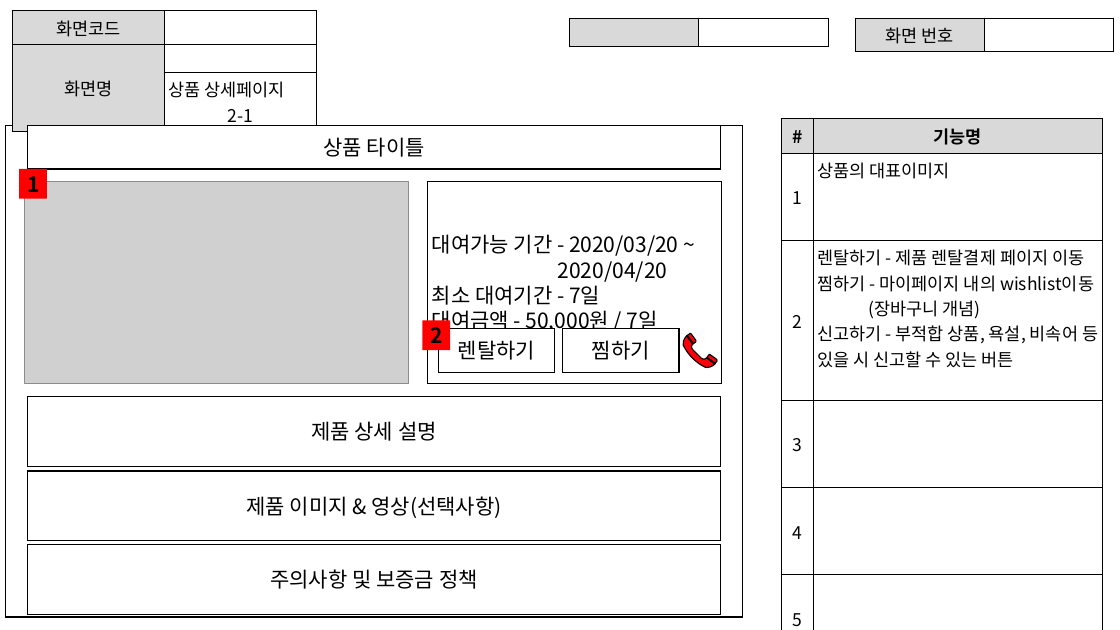
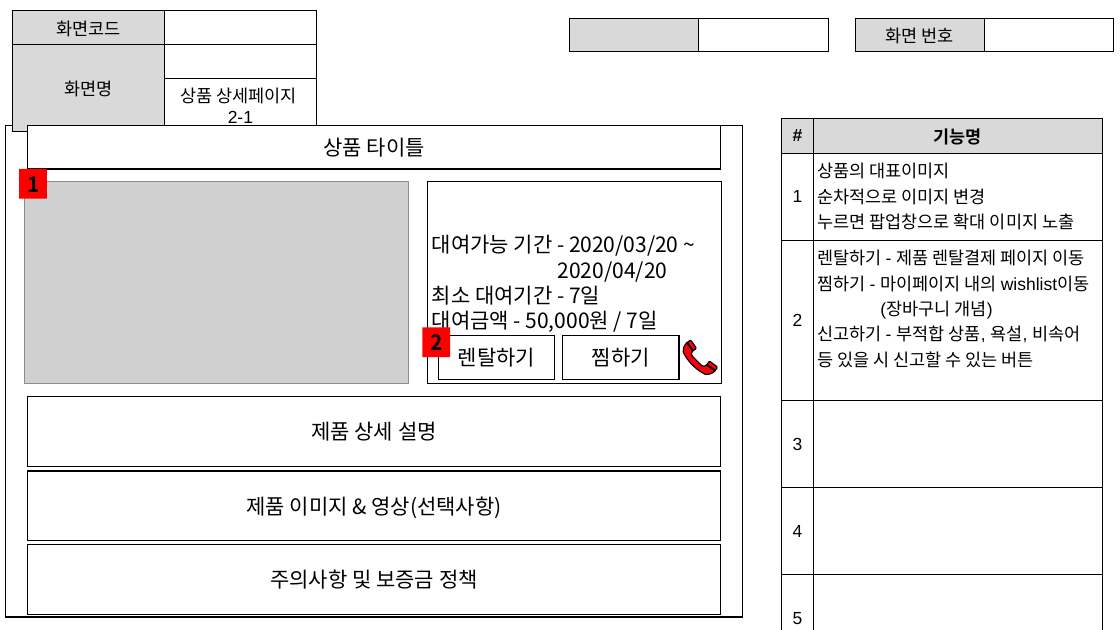
Before and after one commit to ezenteam2/RentalEquip, a slide deck: slide 8 of 0 발표용 파워포인트/project04 - 파워포인트 종합 - 용승.pptx. Drawn at 1120x630 pixels with LibreOffice and Linux fonts; fonts in the diff are those of the drawing; grey boxes stand for pictures. Boxes give left, top, right and bottom in pixels: in the first picture for what was removed or moved away, otherwise in the second. Text is boxed around its words. In the diff, an @@ line names an element or a change of style, - is before the commit and + after.

Commit message:
화면설계서 수정

```diff
--- a/0 발표용 파워포인트/project04 - 파워포인트 종합 - 용승.pptx
+++ b/0 발표용 파워포인트/project04 - 파워포인트 종합 - 용승.pptx
@@ table at bbox=[12, 11, 316, 130] @@
-row 3, column 2: 상품 상세페이지 2-1
+row 3, column 2: 상품 상세페이지 / 2-1
@@ font Noto Sans CJK KR to Arial in "화면코드", "화면명" @@
@@ table at bbox=[782, 118, 1102, 628] @@
-row 2, column 2: 상품의 대표이미지
+row 2, column 2: 상품의 대표이미지 순차적으로 이미지 변경 누르면 팝업창으로 확대 이미지 노출
@@ font Noto Sans CJK KR to Arial in "#", "기능명", "1", "2" and 7 more places @@
@@ rectangle: place and size @@
-rectangle at bbox=[423, 320, 450, 350]
+rectangle at bbox=[423, 328, 450, 357]
@@ 3 texts, 2 rectangles, 1 freeform shape: place and size @@
-3 texts, 2 rectangles, 1 freeform shape at bbox=[431, 327, 718, 372]
+3 texts, 2 rectangles, 1 freeform shape at bbox=[431, 334, 718, 380]
```
Also in this commit, not shown: 11 other slides changed, 1 slide added, 2 other files.
